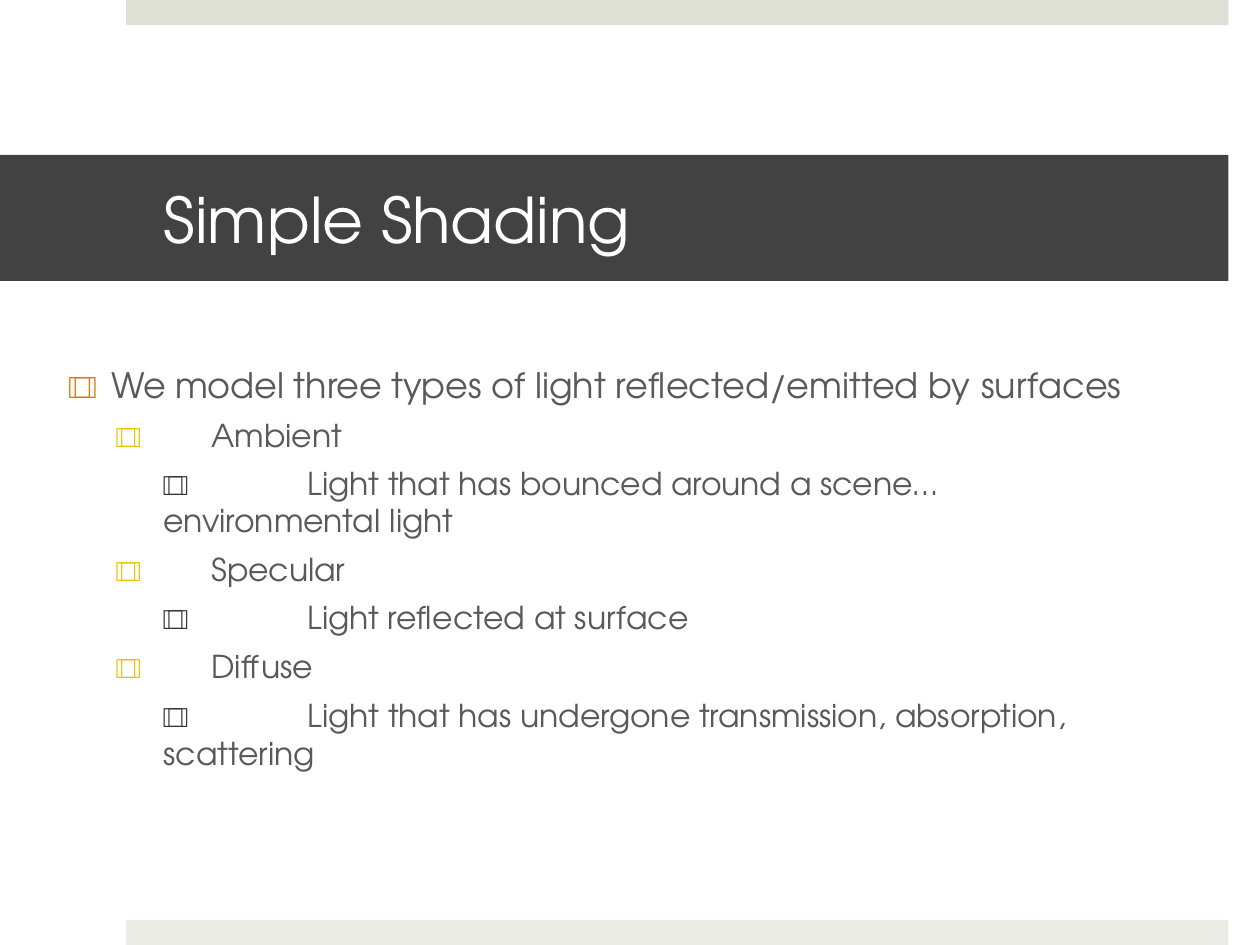
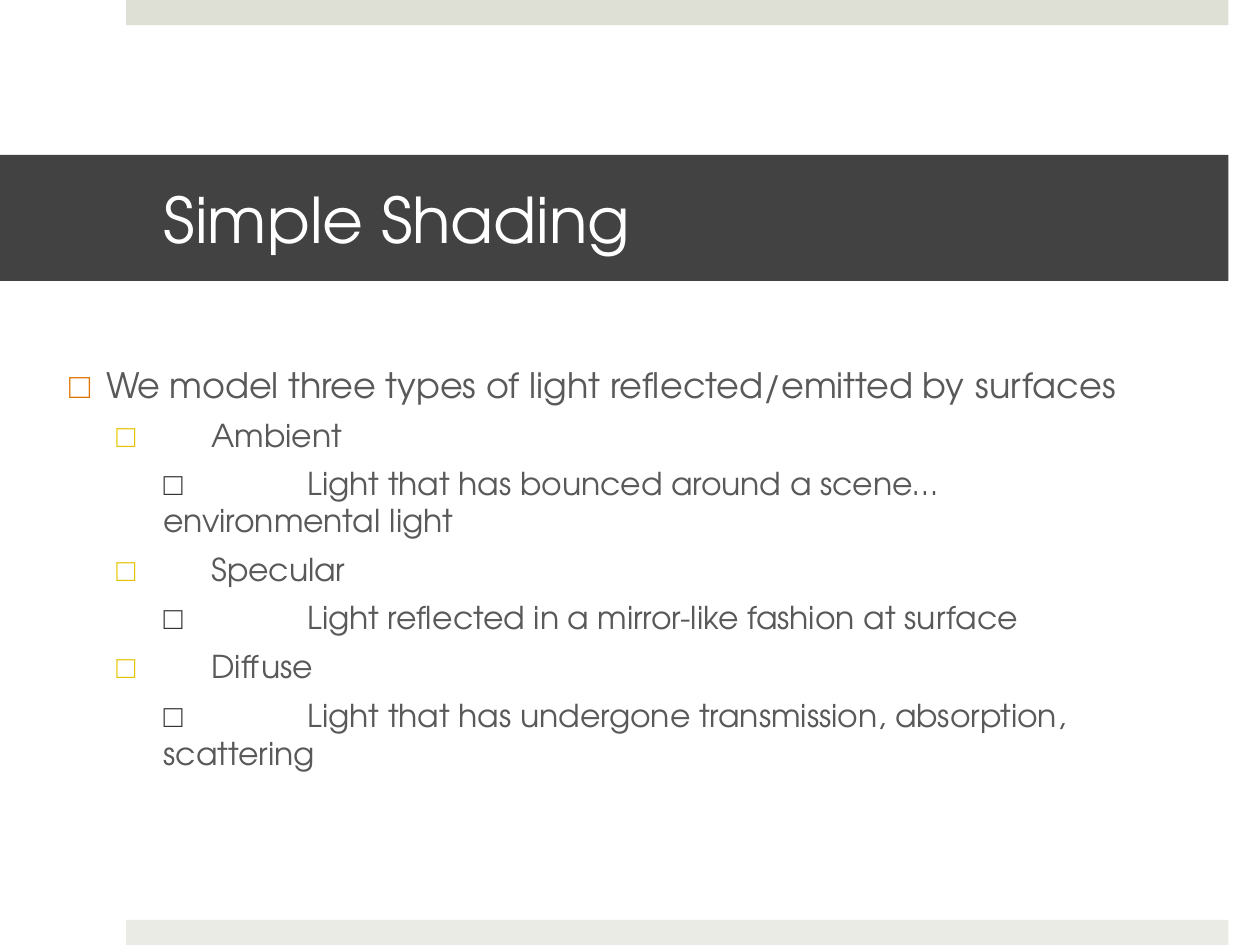
Before and after one commit to shaffer1/UIllinois_Rendering, a slide deck: slide 4 of Lecture-8-Shadows.pptx. Drawn at 1260x945 pixels with LibreOffice and Linux fonts; fonts in the diff are those of the drawing. Boxes give left, top, right and bottom in pixels: in the first picture for what was removed or moved away, otherwise in the second. Text is boxed around its words. In the diff, an @@ line names an element or a change of style, - is before the commit and + after.

```diff
--- a/Lecture-8-Shadows.pptx
+++ b/Lecture-8-Shadows.pptx
@@ text at bbox=[106, 372, 1116, 772]: text changed @@
-□□ We model three types of light reflected/emitted by surfaces
-□□ Ambient
-□□ Light that has bounced around a scene…environmental light
-□□ Specular
-□□ Light reflected at surface
-□□ Diffuse
-□□ Light that has undergone transmission, absorption, scattering
+□ We model three types of light reflected/emitted by surfaces
+□ Ambient
+□ Light that has bounced around a scene…environmental light
+□ Specular
+□ Light reflected in a mirror-like fashion at surface
+□ Diffuse
+□ Light that has undergone transmission, absorption, scattering
```
Also in this commit, not shown: 11 other slides changed.
